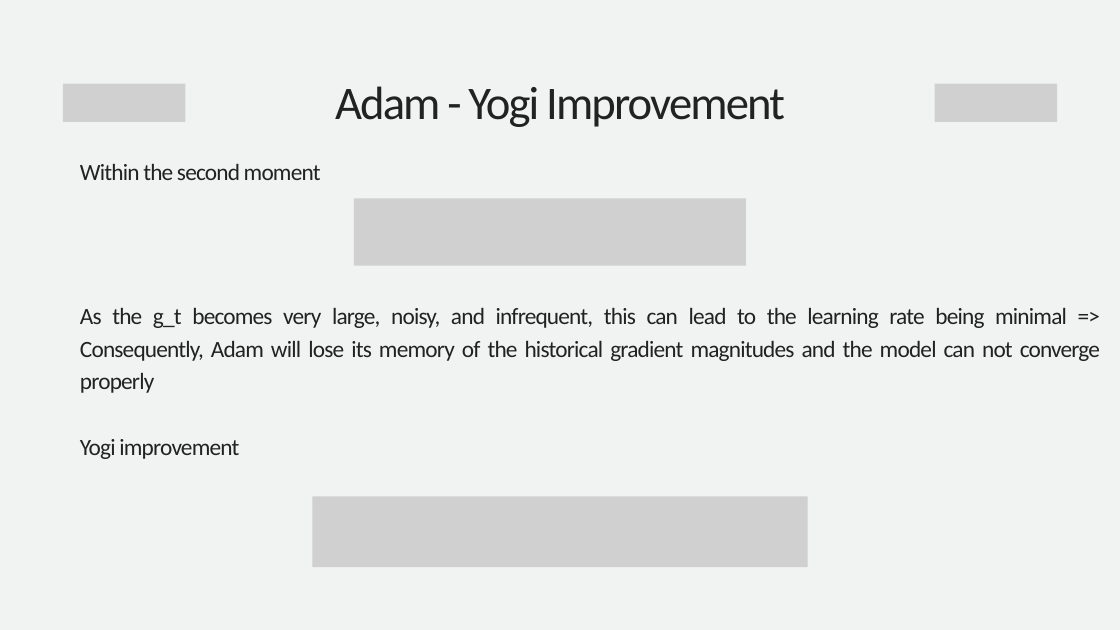
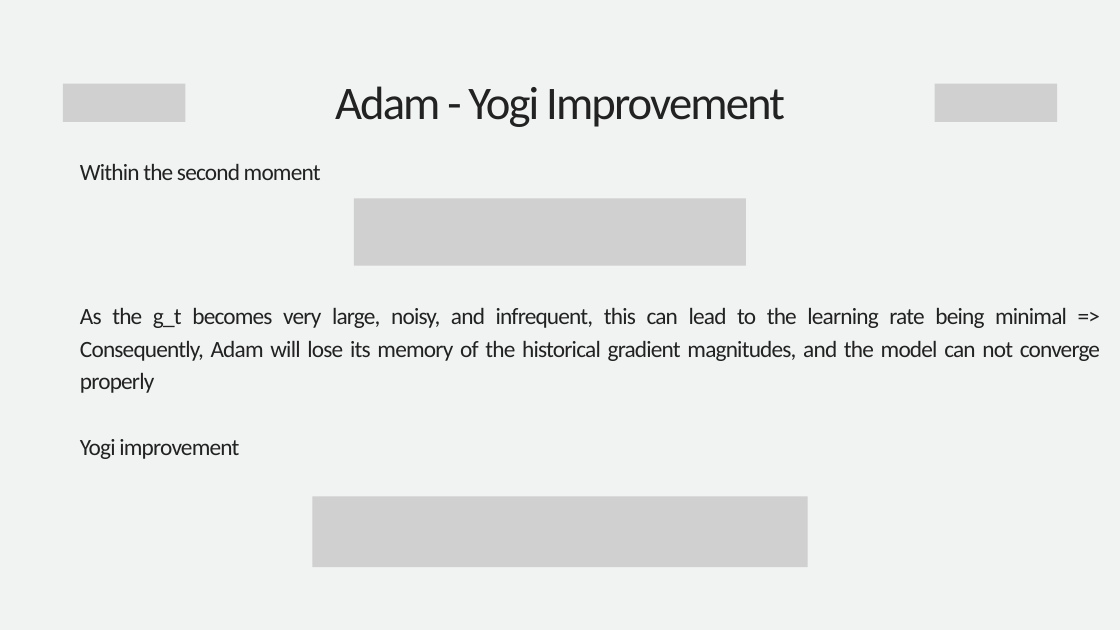
Before and after one commit to hu1909/AdaDelta_and_ADAM, a slide deck: slide 11 of AdaDelta & Adam Algorithm.pptx. Drawn at 1120x630 pixels with LibreOffice and Linux fonts; fonts in the diff are those of the drawing; grey boxes stand for pictures. Boxes give left, top, right and bottom in pixels: in the first picture for what was removed or moved away, otherwise in the second. Text is boxed around its words. In the diff, an @@ line names an element or a change of style, - is before the commit and + after.

```diff
--- a/AdaDelta & Adam Algorithm.pptx
+++ b/AdaDelta & Adam Algorithm.pptx
@@ text at bbox=[80, 308, 1100, 393]: text changed @@
-As the g_t becomes very large, noisy, and infrequent, this can lead to the learning rate being minimal => Consequently, Adam will lose its memory of the historical gradient magnitudes and the model can not converge properly
+As the g_t becomes very large, noisy, and infrequent, this can lead to the learning rate being minimal => Consequently, Adam will lose its memory of the historical gradient magnitudes, and the model can not converge properly
```
Also in this commit, not shown: 6 other slides changed, 2 other files.
